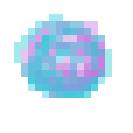
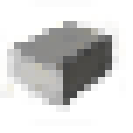
Before/after of a (133, 133) layered artwork. What changed in the layer stack:
hid "sr_cavorite", painted on it over [14, 14, 112, 105]
added layer "sr_illum" above "sr_prismatic_crystals" over [0, 0, 126, 126]
